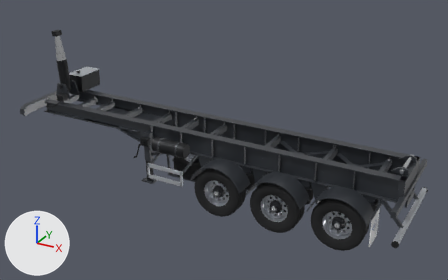
The glTF model public/models/damper-chassis.glb as it was, and as the next commit left it.
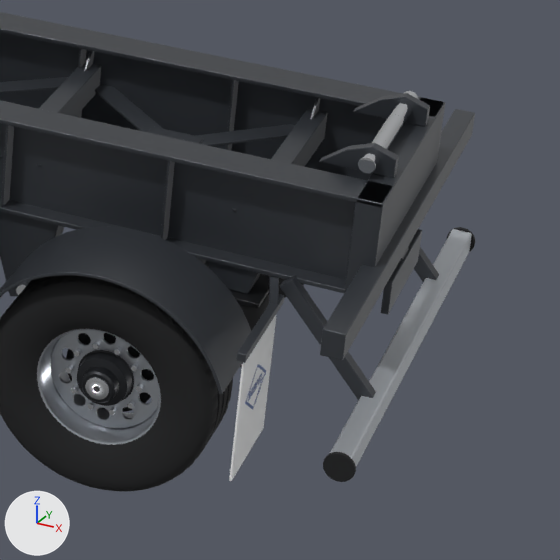
Each version appears first whole from a 50 mm camera at (1.91, -11.02, 6.74) aimed at (-4.16, 0.0, 1.23), and next in a close-up on the part from 70% to 100% of the width and 47% to 95% of the height. Lighting does not change. The marker at lower left points along +X, +Y and +Z. The older version's two pictures come first. Vertices at exactly the same position are counted once.

Before the edit, the objects in view are built like this:
```python
me_damperchassis = bpy.data.meshes.new('DamperChassis')
me_damperchassis.from_pydata(...)  # 24590 vertices, 48120 faces; spans x -9.04..0.09, y -1.26..1.26, z 0.11..3.13
me_damperchassis.materials.append(mat_paint)  # dark grey #3a3e44
me_damperchassis.materials.append(mat_reflector)  # light grey #d9dde1
me_damperchassis.materials.append(mat_chrome)  # white #e8ebee
me_damperchassis.materials.append(mat_couplingred)  # red #c4161c
me_damperchassis.materials.append(mat_couplingblue)  # blue #1f4fb8
me_damperchassis.materials.append(mat_darksteel)  # black #1c1e21
me_damperchassis.materials.append(mat_rubber)  # black #151618
me_damperchassis.materials.append(mat_lightgrey)  # light grey #c4c9cf
me_damperchassis.materials.append(mat_mudflapwhite)  # white #f2f3f4
me_wheel = bpy.data.meshes.new('Wheel')
me_wheel.from_pydata(...)  # 12395 vertices, 24008 faces; spans x -0.536..0.536, y -0.193..0.193, z -0.536..0.536
# faces by material slot: [19008, 2658, 538, 1804]
me_wheel.materials.append(mat_tire)  # black #17181a
me_wheel.materials.append(mat_rim)  # light grey #b8bdc4
me_wheel.materials.append(mat_hub)  # black #25272b
me_wheel.materials.append(mat_nut)  # light grey #d8dbdf
ob_damperchassis = bpy.data.objects.new('DamperChassis', me_damperchassis)
ob_damperchassis.location = (0.0, 0.0, 0.0)
ob_wheel_001 = bpy.data.objects.new('Wheel.001', me_wheel)
ob_wheel_001.location = (-1.1, -0.965, 0.536)
ob_wheel_001.rotation_euler = (0.0, 0.0, -3.142)  # degrees (0, 0, -180)
```
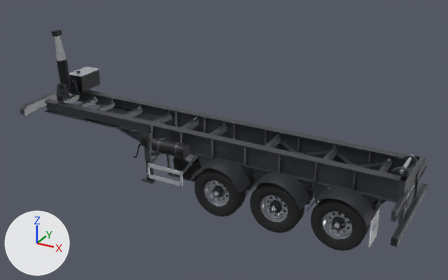
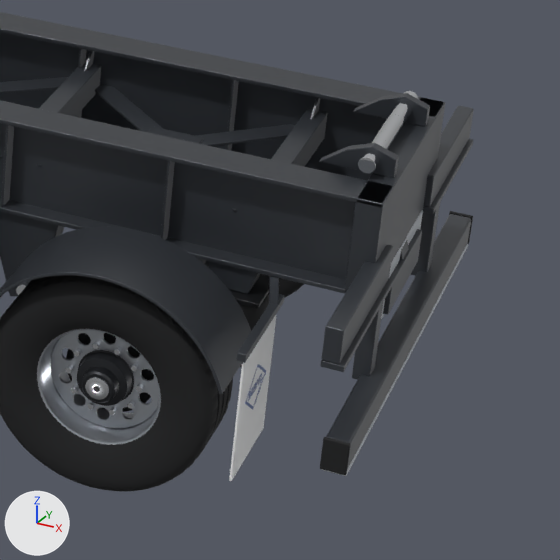
Edits to the scene script, one JSON object a line:
```json
{"block": "me_damperchassis", "where": "# used by ob_damperchassis; location = (0.0, 0.0, 0.0)"}
{"op": "remove", "block": "me_damperchassis", "code": "me_damperchassis.from_pydata(...)  # 24590 vertices, 48120 faces; spans x -9.04..0.09, y -1.26..1.26, z 0.11..3.13"}
{"op": "add", "block": "me_damperchassis", "code": "me_damperchassis.from_pydata(...)  # 24662 vertices, 48268 faces; spans x -9.04..0.06, y -1.26..1.26, z 0.11..3.13"}
{"block": "me_damperchassis", "change": "me_damperchassis part 1: the loose piece of 56 vertices spanning x -0.11..-0.01, y -1.25..1.25, z 1.06..1.18 is scaled about its middle by (0.762, 0.343, 1.31), then moved by (0.0, 0.82, 0.0)"}
{"block": "me_damperchassis", "change": "me_damperchassis part 2: the loose piece of 56 vertices spanning x -0.03..0.07, y -1.18..1.18, z 0.44..0.56 is scaled about its middle by (1.1, 0.365, 0.24), then moved by (-0.07, 0.82, 0.52), in mat_paint (dark grey #3a3e44)"}
{"block": "me_damperchassis", "change": "me_damperchassis part 3: the loose piece of 56 vertices spanning x -0.45..-0.41, y -1.26..-0.66, z 0.94..0.98 is copied, and the copy is scaled about its middle by (2, 1.43, 4.52), then moved by (0.37, 0.15, 0.16); it spans x -0.1..-0.02, y -1.25..-0.39, z 1.03..1.21"}
{"block": "me_damperchassis", "change": "me_damperchassis part 4: the loose piece of 56 vertices spanning x -0.45..-0.41, y -1.26..-0.66, z 0.94..0.98 is copied, and the copy is scaled about its middle by (2.68, 1.44, 0.72), then moved by (0.38, 0.15, 0.06); it spans x -0.1..0.0, y -1.25..-0.39, z 1.0..1.03"}
{"block": "me_damperchassis", "change": "me_damperchassis part 5: the loose piece of 56 vertices spanning x -0.44..0.02, y 0.59..0.65, z 0.52..1.05 is multiplied about its middle by the matrix ((0.0, -1.32, 0.0), (0.965, 0.0, 0.827), (-0.42, 0.0, 0.49)), then moved by (0.16, -0.07, 0.03)"}
{"block": "me_damperchassis", "change": "me_damperchassis part 6: the loose piece of 56 vertices spanning x -0.44..0.02, y -0.65..-0.59, z 0.52..1.05 is multiplied about its middle by the matrix ((0.0, -1.32, 0.0), (0.965, 0.0, 0.827), (-0.42, 0.0, 0.49)), then moved by (0.16, 0.07, 0.03)"}
{"block": "me_damperchassis", "change": "me_damperchassis part 7: the loose piece of 56 vertices spanning x -0.06..-0.02, y -0.29..0.29, z 0.8..0.96 is copied, and the copy is scaled about its middle by (0.443, 1.27, 1.53), then moved by (-0.02, 0.0, 0.02), in mat_lightgrey (light grey #c4c9cf); it spans x -0.06..-0.05, y -0.37..0.37, z 0.77..1.03"}
{"block": "me_damperchassis", "change": "me_damperchassis part 8: the loose piece of 56 vertices spanning x -0.03..0.07, y -1.18..1.18, z 0.44..0.56 is copied, and the copy is scaled about its middle by (1.23, 1.01, 0.165), then moved by (-0.02, 0.0, -0.02); it spans x -0.06..0.06, y -1.19..1.19, z 0.47..0.49"}
{"block": "me_damperchassis", "change": "me_damperchassis part 9: 6 vertices moved from x -0.05..-0.04, y -1.19..1.19, z 0.46..0.48 to x -0.06..-0.05, y -1.19..1.19, z 0.48..0.49; 232 vertices removed from x -0.05..0.09, y -1.19..1.19, z 0.43..0.57; 160 vertices added at x -0.06..0.06, y -1.21..1.21, z 0.48..0.64"}
{"block": "me_damperchassis", "change": "other edits to the shape of me_damperchassis do not show in these pictures"}
```

Where the change shows, as pixel boxes (x1, y1, x2, y2) in the close-ups (560 x 560 px; the box of a moved part takes in the faces that stretch with it):
```json
{"object": "DamperChassis", "change": "reshaped", "before": [0, 12, 475, 482], "after": [0, 12, 474, 481]}
{"part": 1, "of": "me_damperchassis", "change": "moved or reshaped", "before": [320, 109, 475, 360], "after": [424, 106, 474, 207]}
{"part": 2, "of": "me_damperchassis", "change": "moved or reshaped", "before": [330, 229, 472, 466], "after": [423, 139, 474, 214]}
{"part": 3, "of": "me_damperchassis", "change": "added", "after": [322, 245, 393, 364]}
{"part": 4, "of": "me_damperchassis", "change": "added", "after": [320, 279, 393, 372]}
{"part": 5, "of": "me_damperchassis", "change": "moved or reshaped", "before": [414, 247, 439, 282], "after": [411, 203, 440, 276]}
{"part": 6, "of": "me_damperchassis", "change": "moved or reshaped", "before": [280, 275, 376, 401], "after": [352, 303, 383, 380]}
{"part": 7, "of": "me_damperchassis", "change": "added", "after": [381, 210, 423, 319], "on screen": "mostly hidden"}
{"part": 8, "of": "me_damperchassis", "change": "added", "after": [321, 243, 468, 476]}
{"part": 9, "of": "me_damperchassis", "change": "moved or reshaped", "before": [323, 227, 475, 482], "after": [320, 211, 473, 475]}
```
